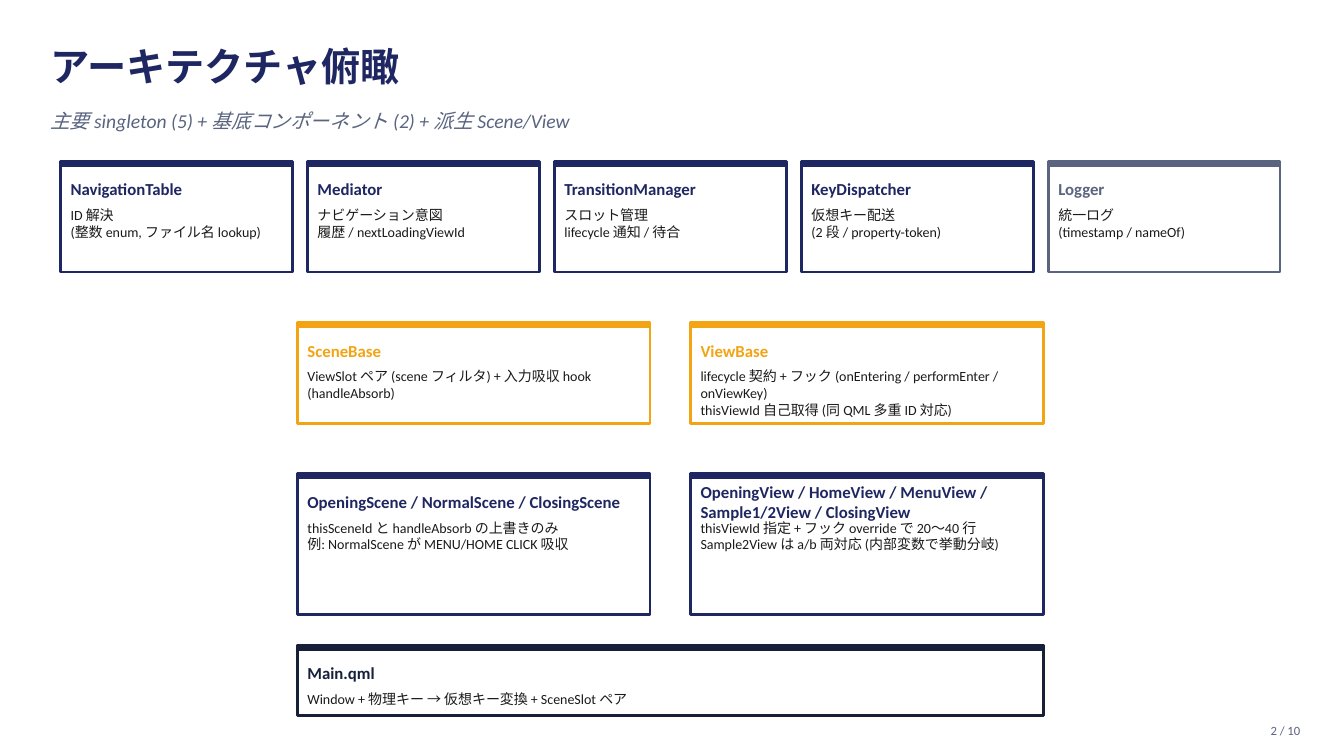
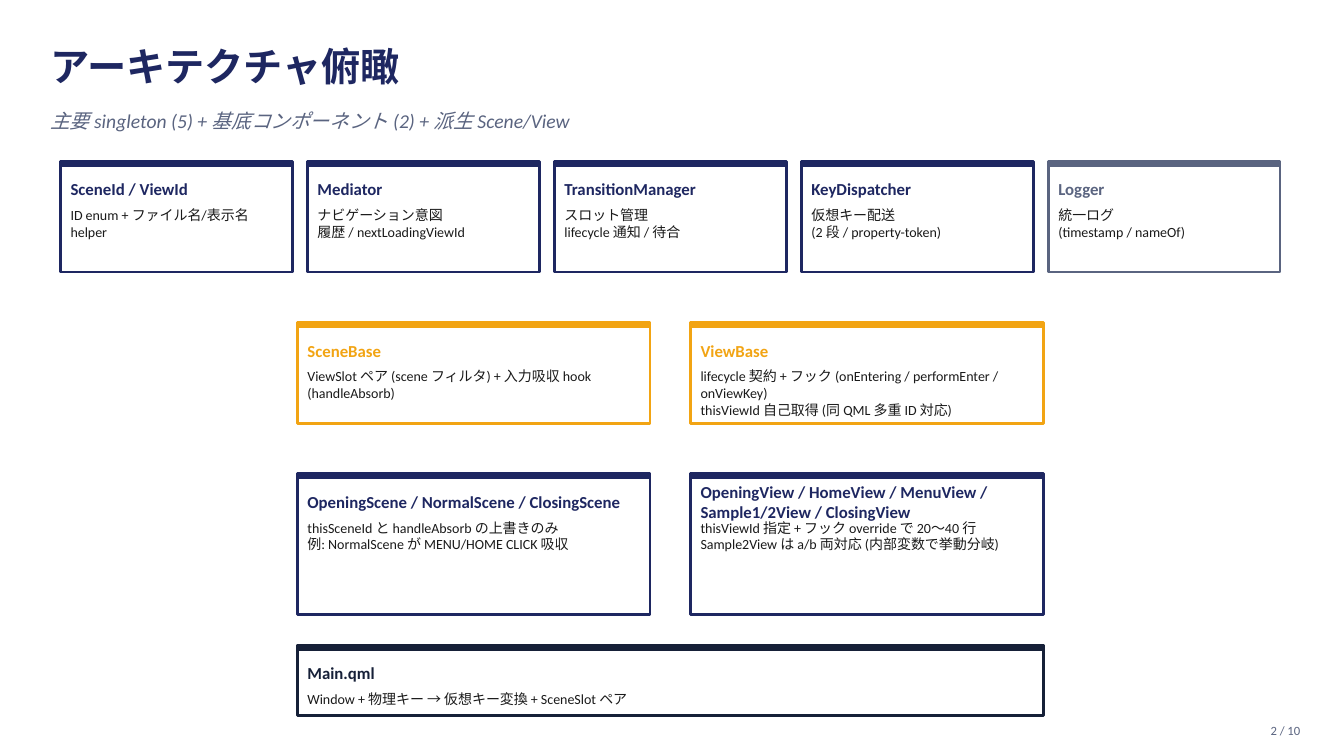
Before and after one commit to yuya-kadono/qul-loader-navigation-poc, a slide deck: slide 2 of docs/flows.pptx. Drawn at 1344x756 pixels with LibreOffice and Linux fonts; fonts in the diff are those of the drawing. Boxes give left, top, right and bottom in pixels: in the first picture for what was removed or moved away, otherwise in the second. Text is boxed around its words. In the diff, an @@ line names an element or a change of style, - is before the commit and + after.

```diff
--- a/docs/flows.pptx
+++ b/docs/flows.pptx
@@ text at bbox=[71, 208, 249, 240]: text changed @@
-ID 解決
-(整数 enum, ファイル名 lookup)
+ID enum + ファイル名/表示名 helper
@@ text at bbox=[71, 183, 188, 195]: text changed @@
-NavigationTable
+SceneId / ViewId
```
Also in this commit, not shown: 8 other slides changed, 31 other files.
